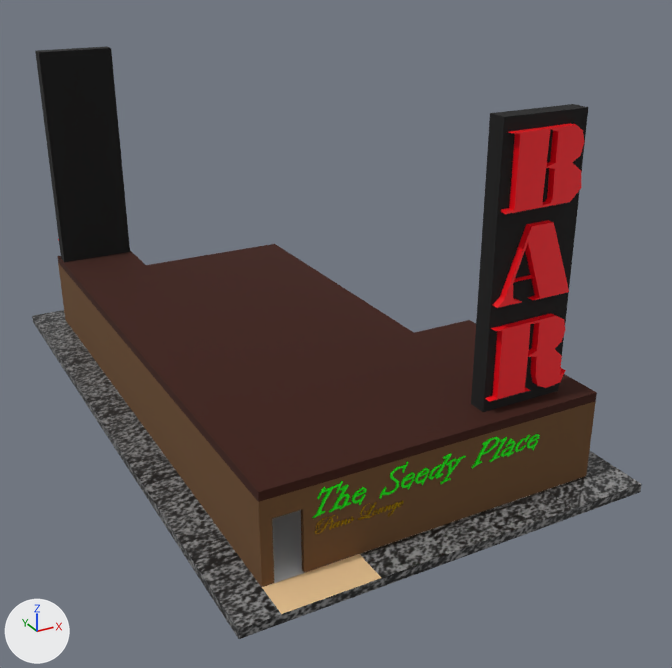
Before and after pictures for a commit that changed the glTF model Gangsta Wizards/Main/BUILDINGS/Assembly/A-2/Seedy Bar.glb.
Both versions are drawn from a 50 mm camera at (-11.1, -28.0, 16.6) aimed at (3.9, -0.7, 2.9). The lights are fixed; the arrows at lower left show +X, +Y and +Z. The older version comes first. Where no turn or scale is listed for an object, it has been applied to the vertices. Vertices at exactly the same position are counted once.

The scene before the commit, as lines of its bpy script (objects in view):
```python
ob_floor___site = bpy.data.objects.new('Floor & Site', me_cube)
ob_floor___site.location = (0.0, 0.0, 0.0)
ob_roof = bpy.data.objects.new('Roof', me_cube_002)
ob_roof.location = (0.0, 0.0, 3.05)
ob_sign = bpy.data.objects.new('Sign', me_text_002)
ob_sign.location = (5.16, -8.63, 9.04)
ob_sign_001 = bpy.data.objects.new('Sign.001', me_text_001)
ob_sign_001.location = (-0.59, 11.96, 9.04)
ob_sign_front = bpy.data.objects.new('Sign Front', me_text)
ob_sign_front.location = (-1.56, -9.19, 1.9)
ob_walls = bpy.data.objects.new('Walls', me_cube_001)
ob_walls.location = (-2.97, -9.06, 1.52)
```
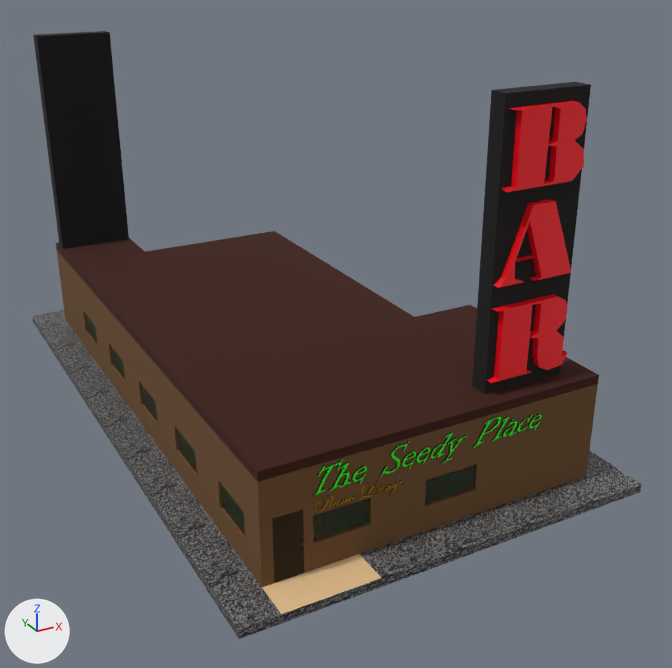
Boxes (x1, y1, x2, y2) around the edits, measured in the pictures (672 x 668 px):
'Roof', moved
    before: (57, 244, 597, 502)
    after: (56, 231, 599, 482)
'Walls', reshaped
    before: (58, 263, 596, 587)
    after: (57, 251, 598, 587)
'Sign', moved
    before: (471, 104, 588, 412)
    after: (472, 82, 591, 394)
'Sign.001', moved
    before: (35, 46, 130, 262)
    after: (33, 31, 129, 249)
'Windows', added
    after: (86, 315, 476, 542)
    faces in mat_green_glass (dark green #003808): (86, 316, 476, 540)
    faces in mat_red_glass (dark red #380004): (86, 315, 476, 542)
'Door.001', added (black)
    after: (272, 509, 304, 583)
part 1 of me_cube, surface changed
    both: (32, 310, 642, 639)
part 2 of me_cube_001, added (brown)
    after: (57, 251, 598, 584)
part 3 of me_text, recoloured
    before: (312, 434, 539, 518)
    after: (312, 413, 540, 497)
part 4 of me_text, recoloured
    before: (315, 501, 404, 534)
    after: (315, 480, 404, 512)

The edits, one by one:
Material 'Floor' (mat_floor) changes colour from white #e7e7e7 to dark blue #000235; in linear values from (0.8, 0.8, 0.8) to (0.0, 0.000656, 0.0359).
Material 'Int Walls' (mat_int_walls) is new.
Its base color is (0.03, 0.0084, 0.0) (brown #301700).
Its roughness is 1.0.
Material 'Dark Wood.001' (mat_dark_wood_001) is new.
Its base color is (0.0231, 0.0102, 0.0) (black #2a1a00).
Its roughness is 1.0.
Material 'Red Glass' (mat_red_glass) is new.
Its base color is (0.0402, 0.0, 0.00114) (dark red #380004).
Its alpha is 0.75.
Material 'Green Glass' (mat_green_glass) is new.
Its base color is (0.0, 0.0402, 0.00242) (dark green #003808).
Its alpha is 0.75.
me_cube has 88 vertices, 172 faces and spans x -4.3..9.8, y -10.4..13.4, z -0.2..0.2.
me_cube is used by ob_floor___site; location (0.0, 0.0, 0.0).
me_cube part 1: texture (UV) coordinates of 172 of 172 faces, centred in x -4.3..9.8, y -10.4..13.4, z -0.2..0.2, changed; they spanned u -1.0..2.17, v -1.75..3.0 and now span u -3.97..5.51, v -3.98..5.53.
me_cube_001 is used by ob_walls; location (-2.97, -9.06, 1.52).
me_cube_001 had 112 vertices, 220 faces and spanned x -0.1..11.5, y -0.1..21.3, z -1.4..1.4.
me_cube_001 now has 228 vertices, 480 faces and spans x -0.1..11.5, y -0.1..21.3, z -1.4..2.0.
me_cube_001 part 2: 116 vertices added at x -0.1..11.5, y -0.1..21.3, z -1.4..2.0.
me_cube_001 gains material mat_int_walls (brown #301700).
me_text has 1230 vertices, 2320 faces and spans x 0.06..7.86, y 0.0..0.12, z -0.77..0.88.
me_text is used by ob_sign_front; location (-1.56, -9.19, 1.9).
me_text part 3: 612 faces spanning x 0.06..7.86, y 0.0..0.12, z -0.23..0.88 switch from mat_green_sign (green #08e700) to mat_int_walls (brown #301700).
me_text part 4: 690 faces spanning x 0.14..3.0, y 0.03..0.09, z -0.77..-0.13 switch from mat_gold_paint (yellow #e7c300) to mat_int_walls (brown #301700).
Mesh me_cube_008 is new.
It is a box spanning x -0.152..0.152, y -0.152..0.152, z -0.152..0.152.
It uses material mat_dark_wood_001 (black #2a1a00).
Mesh me_cube_007 is new.
It has 1414 vertices, 2520 faces and spans x 0.0..7.0, y -1.9..15.5, z -0.5..0.5.
Faces by material slot: [1694, 826].
It uses material mat_green_glass (dark green #003808).
It uses material mat_red_glass (dark red #380004).
Object 'Roof' (ob_roof) moves from (0.0, 0.0, 3.05) to (0.0, 0.0, 3.66).
Object 'Sign' (ob_sign) moves from (5.16, -8.63, 9.04) to (5.16, -8.63, 9.65).
Object 'Sign.001' (ob_sign_001) moves from (-0.59, 11.96, 9.04) to (-0.59, 11.96, 9.65).
Object 'Door.001' (ob_door_001) is new; it shows me_cube_008.
Its parent is ob_dark_wood_door.
Its location is (0.0, 0.0, 0.0).
Its scale is (3.0, 0.25, 7.0).
Object 'Dark Wood Door' (ob_dark_wood_door) is new.
Its location is (-2.227, -9.103, 1.178).
Object 'Windows' (ob_windows) is new; it shows me_cube_007.
Its location is (-2.93, -7.18, 1.49).
